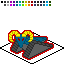
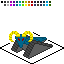
Layer changes from the first 64x64 image to the second:
removed layer "outline_red" over [left=8, top=30, right=54, bottom=60]
renamed "outline_yellow" to "outline", painted on it over [left=8, top=30, right=54, bottom=60]
